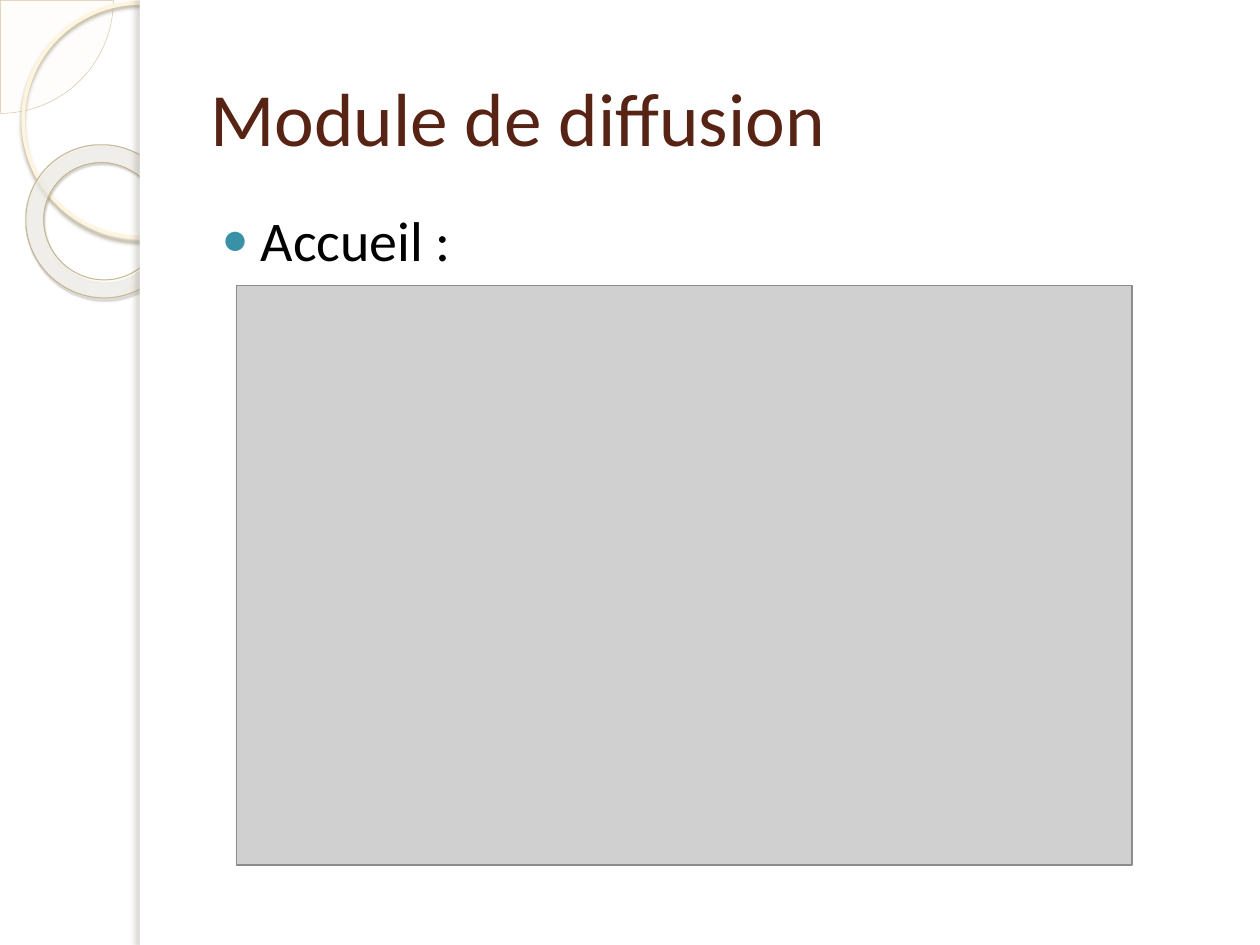
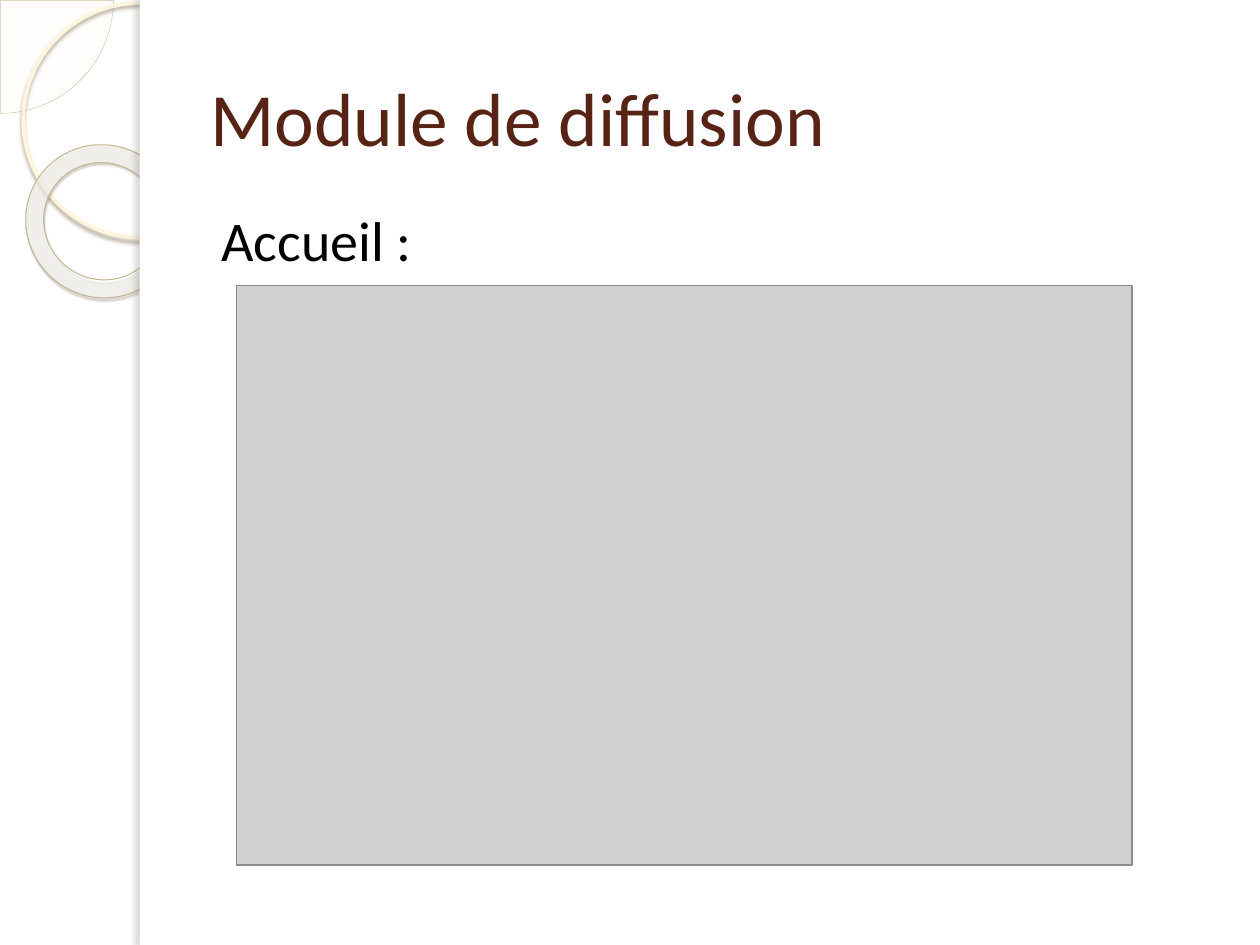
Before and after one commit to Jonathan7295/ProjetGrandPlan, a slide deck: slide 14 of Présenation/Presentation.pptx (slide 10 before the commit). Drawn at 1260x945 pixels with LibreOffice and Linux fonts; fonts in the diff are those of the drawing; grey boxes stand for pictures; background and template pictures are left out. Boxes give left, top, right and bottom in pixels: in the first picture for what was removed or moved away, otherwise in the second. Text is boxed around its words. In the diff, an @@ line names an element or a change of style, - is before the commit and + after.

```diff
--- a/Présenation/Presentation.pptx
+++ b/Présenation/Presentation.pptx
@@ text "Accueil :" at bbox=[222, 222, 385, 262]: bullet ● to none @@
```
Also in this commit, not shown: 12 other slides changed, 5 slides added, 1 slide removed, 3 other files.
